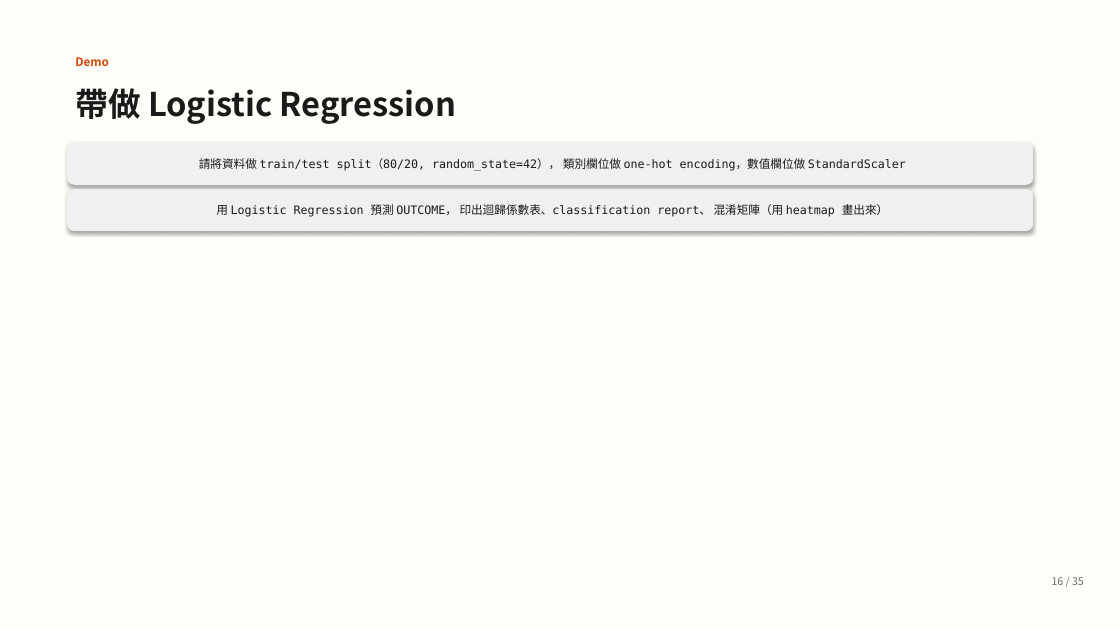
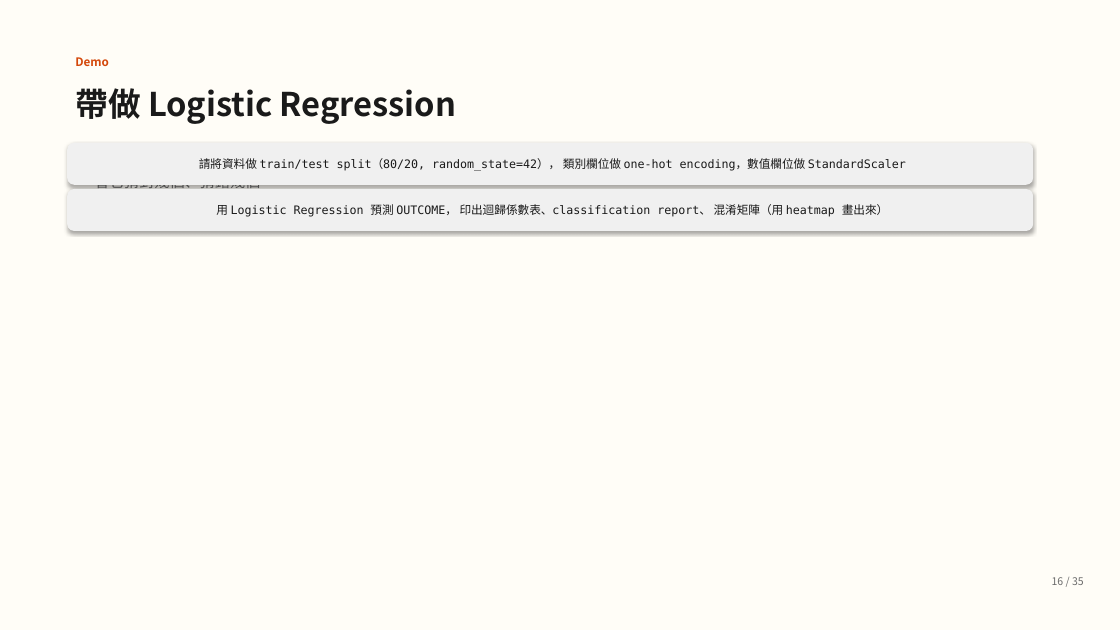
Before and after one commit to guanyuhoujeff/114-2-Data-Analysis-in-Casualty-Insurance-co-teaching, a slide deck: slide 17 of presentation_v2.pptx (slide 16 before the commit). Drawn at 1120x630 pixels with LibreOffice and Linux fonts; fonts in the diff are those of the drawing. Boxes give left, top, right and bottom in pixels: in the first picture for what was removed or moved away, otherwise in the second. Text is boxed around its words. In the diff, an @@ line names an element or a change of style, - is before the commit and + after.

```diff
--- a/presentation_v2.pptx
+++ b/presentation_v2.pptx
@@ text added at [94,158,299,189], 13 pt, text #6B6B6B @@
+• 80% 拿來訓練，20% 留著驗證
+• 看它猜對幾個、猜錯幾個
```
Also in this commit, not shown: 15 other slides changed, 6 slides added, 6 slides removed, 4 other files.
